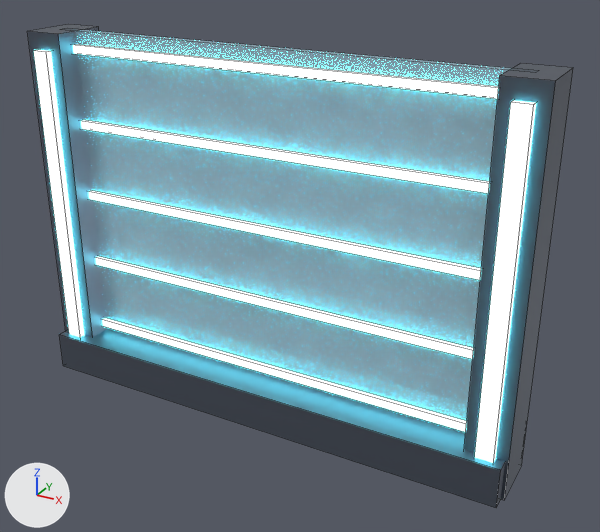
A saved change to the Blender file assets/source/dep_barrier.blend.
Camera for both pictures: a 50 mm camera at (2.28, -3.78, 2.89) aimed at (0.18, 0.04, 0.98). The axes (+X, +Y, +Z) are drawn at lower left. The lights are the same throughout. The picture after the commit comes second. Mesh edges are drawn as thin lines.

Objects in the first picture: 'dep_barrier'.
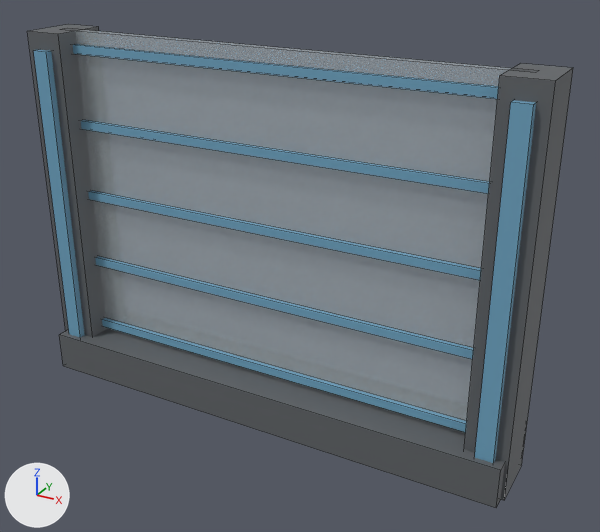
Changed parts and their boxes (x1, y1, x2, y2) in the pictures (600 x 532 px):
'dep_barrier', recoloured, surface changed
    both: (27, 26, 567, 508)

What changed in the scene script:
```text
Change mat_ns_body_dark:
    mat_ns_body_dark.base_color: (0.11, 0.13, 0.17) -> (0.13, 0.14, 0.15)  # greyish blue #5d6573 -> dark grey #65696c
    mat_ns_body_dark.metallic: 0.66 -> 0.18
    mat_ns_body_dark.roughness: 0.42 -> 0.62
Change mat_ns_energy_cyan:
    mat_ns_energy_cyan.base_color: (0.05, 0.55, 0.7) -> (0.16, 0.38, 0.55)  # cyan #3fc4da -> blue #6fa6c4
    remove mat_ns_energy_cyan.emission_color = (0.17, 0.91, 1.0)  # cyan #73f5ff
    remove mat_ns_energy_cyan.emission_strength = 6.0
Change mat_ns_glass:
    mat_ns_glass.metallic: 0.1 -> 0.0
    remove mat_ns_glass.emission_color = (0.04, 0.16, 0.2)  # dark cyan #386f7c
    remove mat_ns_glass.emission_strength = 0.6
    mat_ns_glass.base_color: (0.55, 0.78, 0.9) -> (0.62, 0.7, 0.74)  # cyan #c4e5f3 -> light grey #cedadf
    mat_ns_glass.roughness: 0.06 -> 0.1
    mat_ns_glass.alpha: 0.28 -> 0.3
```
